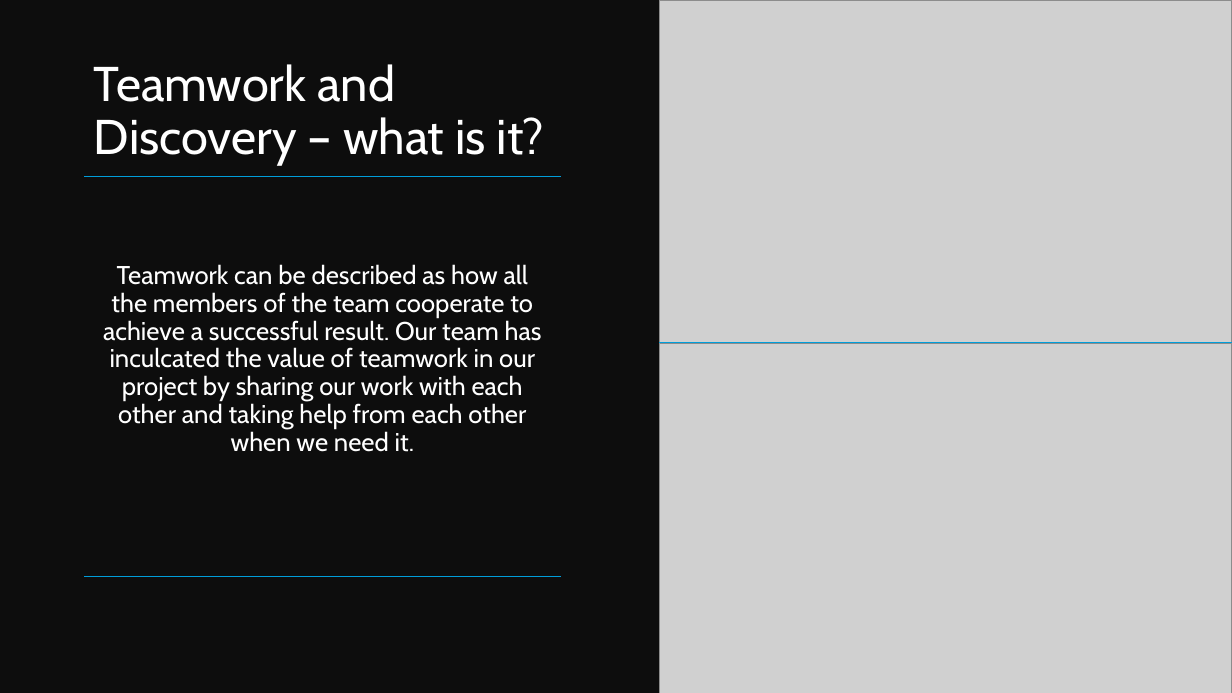
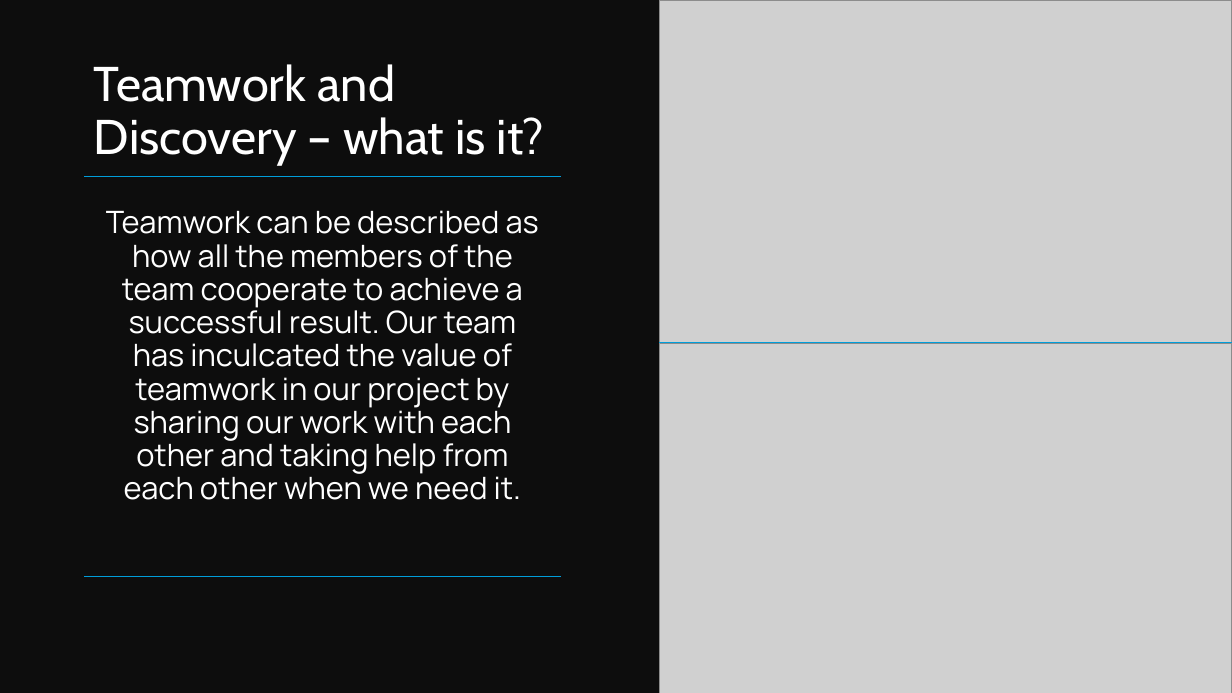
Before and after one commit to prokenz101/fll-optimus, a slide deck: slide 12 of Core_values_-_Team_Optimus-1.pptx. Drawn at 1232x693 pixels with LibreOffice and Linux fonts; fonts in the diff are those of the drawing; grey boxes stand for pictures. Boxes give left, top, right and bottom in pixels: in the first picture for what was removed or moved away, otherwise in the second. Text is boxed around its words. In the diff, an @@ line names an element or a change of style, - is before the commit and + after.

Commit message:
Update Core_values_-_Team_Optimus-1.pptx
changed fonts of some slides

```diff
--- a/Core_values_-_Team_Optimus-1.pptx
+++ b/Core_values_-_Team_Optimus-1.pptx
@@ text "Teamwork can be described as ..." at (106, 210, 539, 500): size 20 to 24 pt, font Cabin to Manrope @@
```
